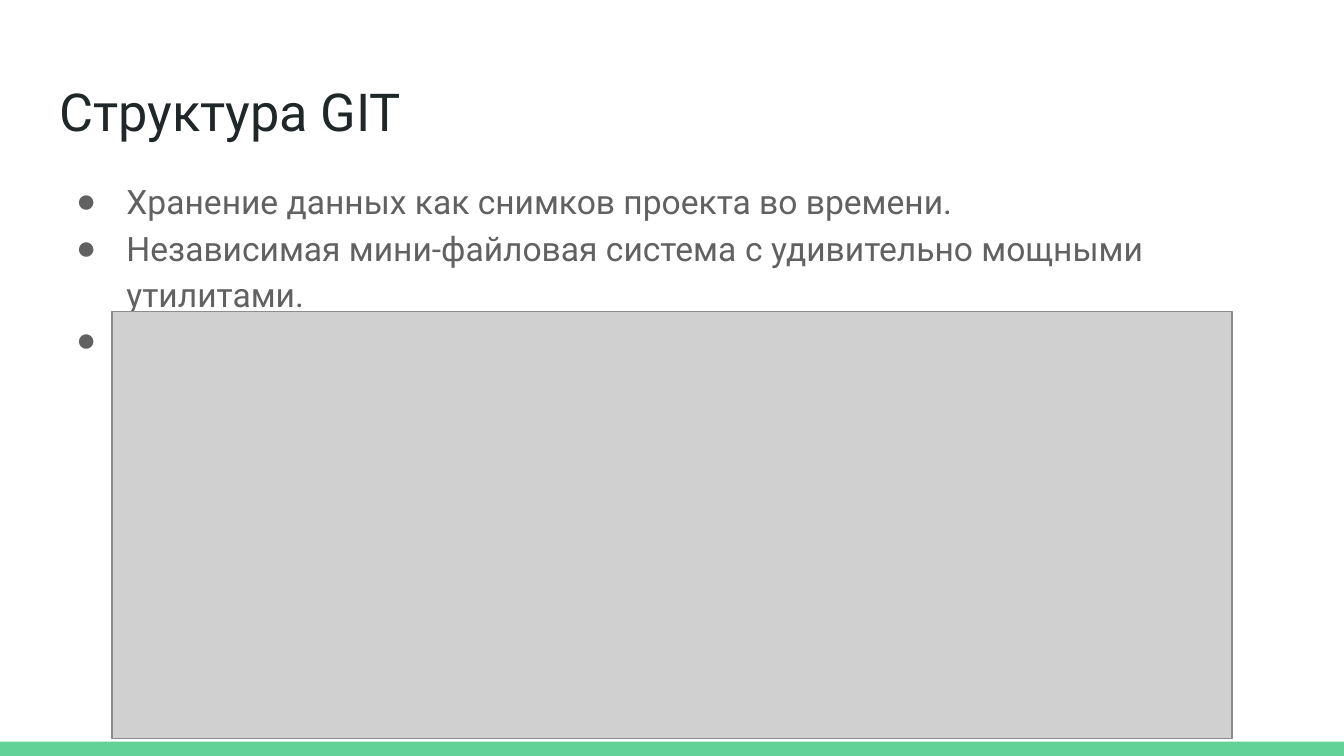
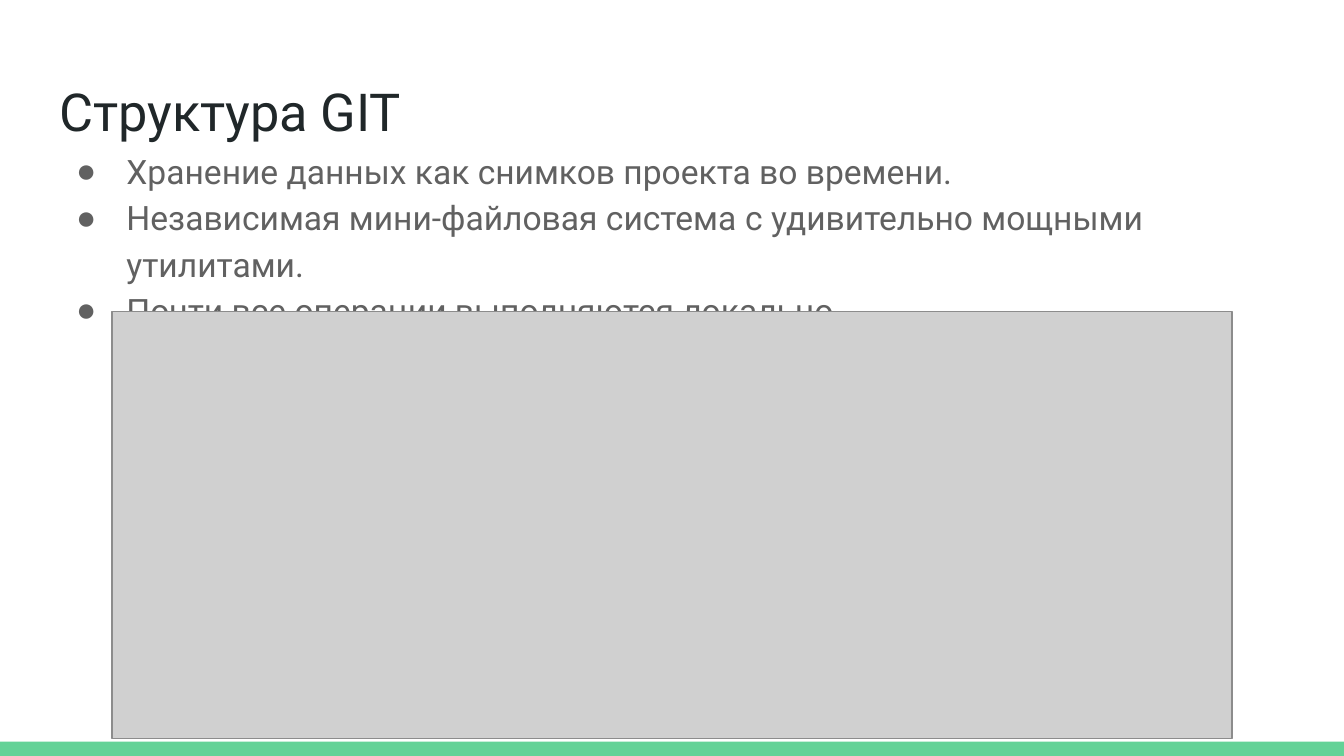
Before and after one commit to Homln/Python, a slide deck: slide 8 of 02.GIT.Homitsevich.pptx. Drawn at 1344x756 pixels with LibreOffice and Linux fonts; fonts in the diff are those of the drawing; grey boxes stand for pictures. Boxes give left, top, right and bottom in pixels: in the first picture for what was removed or moved away, otherwise in the second. Text is boxed around its words. In the diff, an @@ line names an element or a change of style, - is before the commit and + after.

```diff
--- a/02.GIT.Homitsevich.pptx
+++ b/02.GIT.Homitsevich.pptx
@@ text "Хранение данных как снимков проекта ..." rewrapped from bbox=[126, 190, 1143, 315] to bbox=[126, 160, 1143, 312] @@
```
Also in this commit, not shown: 1 other slide changed, 3 slides removed.
